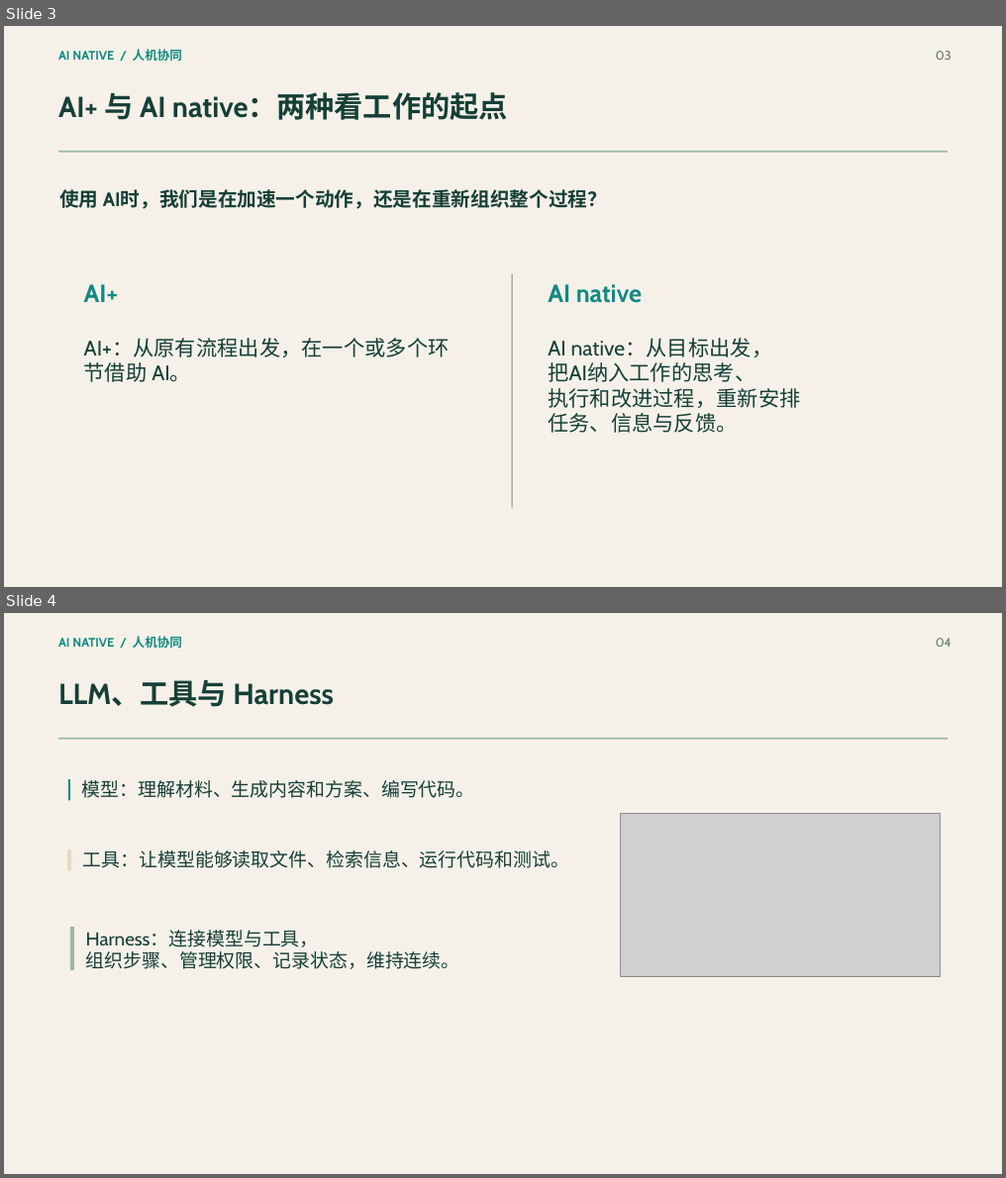
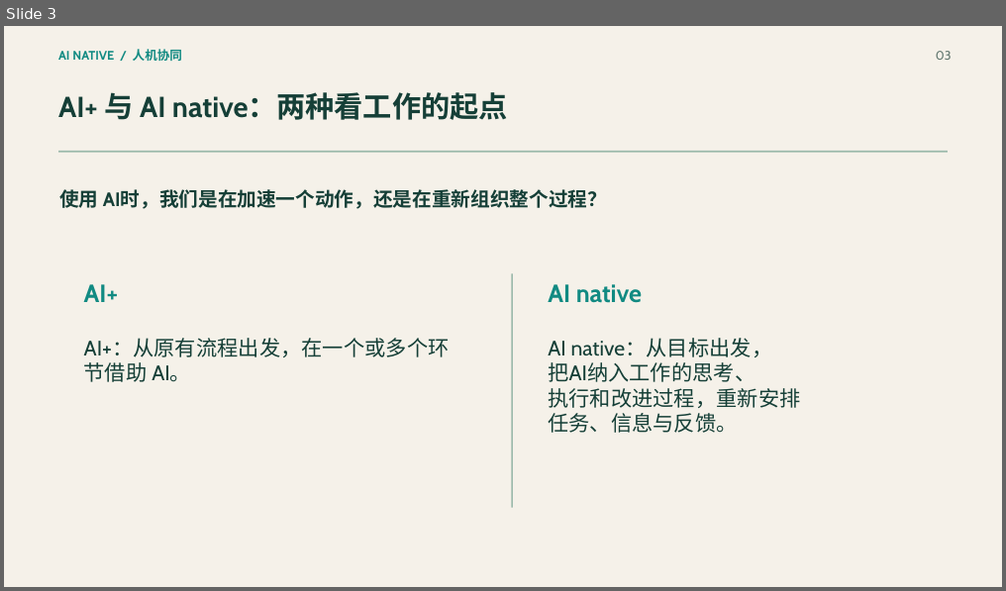
Before and after one commit to haoyanzhen/AIReports, a slide deck: AI native 人机协同与个人工作流｜主线重制版.pptx. Shown one above the other, each under a label of ours: slides 3 and 4 before the commit, slide 3 after it. The pictures are 1006x1178 and 1006x591 pixels, drawn with LibreOffice and Linux fonts; fonts in the diff are those of the drawing; grey boxes stand for pictures. Boxes give left, top, right and bottom in pixels: in the first picture for what was removed or moved away, otherwise in the second. Text is boxed around its words. In the diff, an @@ line names an element or a change of style, - is before the commit and + after.

```diff
--- a/AI native 人机协同与个人工作流｜主线重制版.pptx
+++ b/AI native 人机协同与个人工作流｜主线重制版.pptx
@@ slide 4 removed at bbox=[4, 613, 1002, 1174], background #F5F1E9 @@
@@ text removed at bbox=[58, 636, 182, 648] @@
-AI NATIVE / 人机协同
@@ text removed at bbox=[936, 638, 951, 647] @@
-04
@@ text removed at bbox=[58, 679, 333, 707] @@
-LLM、工具与 Harness
@@ rectangle removed at bbox=[58, 738, 948, 740] @@
@@ rectangle removed at bbox=[68, 780, 70, 801] @@
@@ text removed at bbox=[82, 780, 475, 798] @@
-模型：理解材料、生成内容和方案、编写代码。
@@ picture removed at bbox=[620, 814, 940, 977] @@
@@ rectangle removed at bbox=[67, 850, 71, 870] @@
@@ text removed at bbox=[83, 851, 569, 868] @@
-工具：让模型能够读取文件、检索信息、运行代码和测试。
@@ rectangle removed at bbox=[70, 928, 74, 970] @@
@@ text removed at bbox=[86, 930, 460, 969] @@
-Harness：连接模型与工具，
-组织步骤、管理权限、记录状态，维持连续。
```
Also in this commit, not shown: 16 slides changed, 2 slides added.
